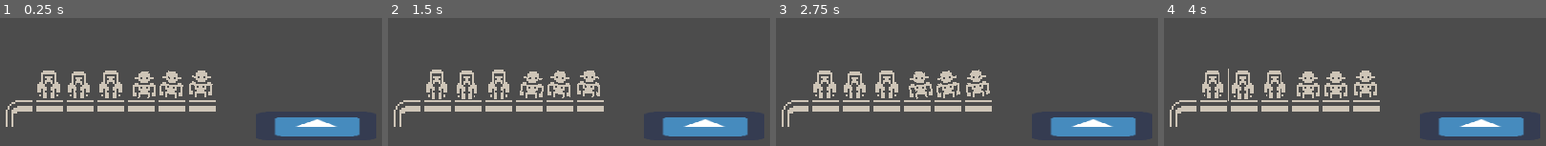
Above: before the commit, frames 1-4 (left to right).
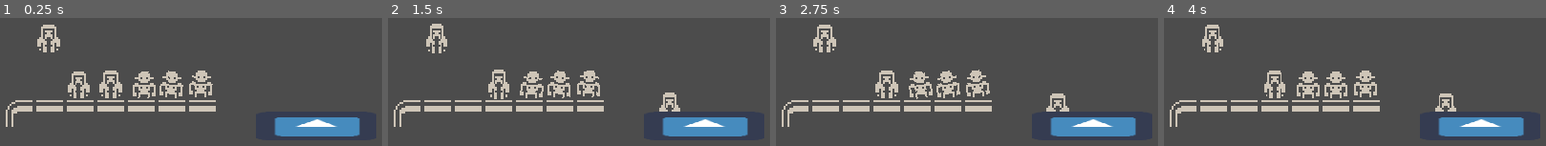
Above: after the commit, the same moments.

Repository: jozsefgorcs/godot_cannibals_in_a_boat
Game: Godot game, scene res://Game.tscn
The game is run twice, just before and just after one commit, with the same random seed, the same clock (stepped at 60 frames per second) and the same inputs. The engine's default icon, where the game draws it, is replaced by a stand-in: a white triangle on a blue panel in a dark square.
Inputs (mouse positions are in pixels of both pictures, inside the frame that each line leads up to):
- Up to frame 1 (0.25 s): no input
- Up to frame 2 (1.5 s): move the mouse to (437, 83) at 0.52 s; click (437, 83) at 0.67 s; move the mouse to (468, 83) at 1.27 s; click (468, 83) at 1.42 s
- Up to frame 3 (2.75 s): move the mouse to (886, 83) at 2.02 s; click (886, 83) at 2.17 s
- Up to frame 4 (4 s): move the mouse to (1309, 83) at 2.77 s; click (1309, 83) at 2.92 s; move the mouse to (1335, 83) at 3.52 s; click (1335, 83) at 3.67 s

The runs differ from the first frame. In frame 1, 1.3% of the frame differs, in the area x 9-16%, y 5-63%; in frame 2, 2.3%; in frame 3, 2.3%, in the area x 9-77%, y 5-74%; in frame 4, 2.3%.
Error before the commit: Parse Error: The export hint isn't a resource type. (res://Priest.gd:3)
Error after the commit: Attempt to call function 'get_empty_seat_pos' in base 'null instance' on a null instance. (res://Priest.gd:32)

Commit message:
Add minor boat logics

Diff:
--- /dev/null
+++ b/Boat.gd
@@ -0,0 +1,25 @@
+extends Area2D
+
+
+# Declare member variables here. Examples:
+# var a = 2
+# var b = "text"
+
+
+# Called when the node enters the scene tree for the first time.
+func _ready():
+	pass # Replace with function body.
+
+
+func get_seat1_pos():
+	return $Seat1.global_position
+
+func get_seat2_pos():
+	return $Seat1.global_position
+
+func has_empty_seat():
+	return false
+
+func get_empty_seat_pos():
+	print(get_seat1_pos())
+	return get_seat1_pos()
--- a/Boat.tscn
+++ b/Boat.tscn
@@ -1,11 +1,16 @@
-[gd_scene load_steps=3 format=2]
+[gd_scene load_steps=5 format=2]
 
 [ext_resource path="res://icon.png" type="Texture" id=1]
+[ext_resource path="res://Boat.gd" type="Script" id=2]
+
+[sub_resource type="RectangleShape2D" id=1]
+extents = Vector2( 30.3151, 4.72978 )
 
 [sub_resource type="RectangleShape2D" id=2]
-extents = Vector2( 30.3151, 4.72978 )
+extents = Vector2( 9.75, 2.625 )
 
 [node name="Boat" type="Area2D"]
+script = ExtResource( 2 )
 
 [node name="Sprite" type="Sprite" parent="."]
 position = Vector2( -0.529732, 1.72163 )
@@ -13,4 +18,17 @@
 texture = ExtResource( 1 )
 
 [node name="CollisionShape2D" type="CollisionShape2D" parent="."]
+shape = SubResource( 1 )
+
+[node name="Seat1" type="Area2D" parent="."]
+position = Vector2( -18.625, -8 )
+
+[node name="CollisionShape2D" type="CollisionShape2D" parent="Seat1"]
+position = Vector2( 0.375, 0.125 )
 shape = SubResource( 2 )
+
+[node name="Seat2" type="Area2D" parent="."]
+position = Vector2( 14.75, -8.5 )
+
+[node name="CollisionShape2D" type="CollisionShape2D" parent="Seat2"]
+shape = SubResource( 2 )
--- a/Game.tscn
+++ b/Game.tscn
@@ -104,16 +104,15 @@
 [node name="Game" type="Node2D"]
 
 [node name="Priest" parent="." instance=ExtResource( 1 )]
-position = Vector2( 119.467, 152.741 )
-boat_node = NodePath("../Boat")
+position = Vector2( 119.467, 128.775 )
+boat_node_path = NodePath("../Boat")
 
 [node name="Priest2" parent="." instance=ExtResource( 1 )]
 position = Vector2( 135.217, 152.991 )
-boat_node = NodePath("../Boat")
+boat_node_path = NodePath("../Boat")
 
 [node name="Priest3" parent="." instance=ExtResource( 1 )]
 position = Vector2( 151.967, 152.741 )
-boat_node = NodePath("../Boat")
 
 [node name="TileMap" type="TileMap" parent="."]
 tile_set = SubResource( 1 )
@@ -131,7 +130,7 @@
 position = Vector2( 199.264, 152.405 )
 
 [node name="CollisionOverlapChecker" parent="." instance=ExtResource( 4 )]
-position = Vector2( 155.5, 148 )
+position = Vector2( 158.864, 87.4555 )
 
 [node name="Boat" parent="." instance=ExtResource( 5 )]
 position = Vector2( 260.142, 172.834 )
--- a/Priest.gd
+++ b/Priest.gd
@@ -1,18 +1,21 @@
 extends KinematicBody2D
 
-export(Area2D) var boat_node
+export(NodePath) var boat_node_path
 
+onready var boat = get_node(boat_node_path)
 var is_in_boat = false
 var moving_to_boat = false
 
 # Called when the node enters the scene tree for the first time.
 func _ready():
-	pass # Replace with function body.
-
+	pass
 
 func _physics_process(delta):
 	if(moving_to_boat):
-		#move_and_slide(self.position, boat_node.)
+		moving_to_boat = false #TODO
+		pass
+		#move_and_slide(boat.get("position"))
+		#print(position)
 	pass
 
 
@@ -26,5 +29,6 @@
 
 func on_click():
 	print("Click on priest" )
-	print(boat_node)
-	move_and_slide( Vector2(5,5),Vector2(10,10))
+	position = boat.get_empty_seat_pos()
+	moving_to_boat = true
+	#move_and_slide( Vector2(5,5),Vector2(10,10))
--- a/Priest.tscn
+++ b/Priest.tscn
@@ -42,7 +42,6 @@
 [node name="Priest" type="KinematicBody2D"]
 input_pickable = true
 script = ExtResource( 2 )
-boat_node = null
 
 [node name="Sprite" type="Sprite" parent="."]
 scale = Vector2( 0.8, 1.2 )
